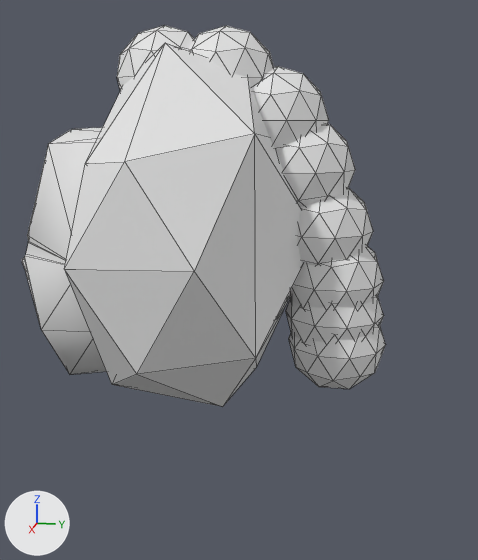
Two versions of the glTF model maybraid/assets/characters/hair/feather_hawk.glb, one commit apart.
Both versions are drawn from a 50 mm lens placed at (2.65, 0.76, 1.03), pointed at (-0.01, 0.23, 0.36). Lighting does not change. The marker at lower left points along +X, +Y and +Z. The older version comes first. Mesh edges are drawn as thin lines. Where no turn or scale is listed for an object, it has been applied to the vertices.

The first picture shows 'Hood', 'Icosphere.007', 'MeerkatHead'.
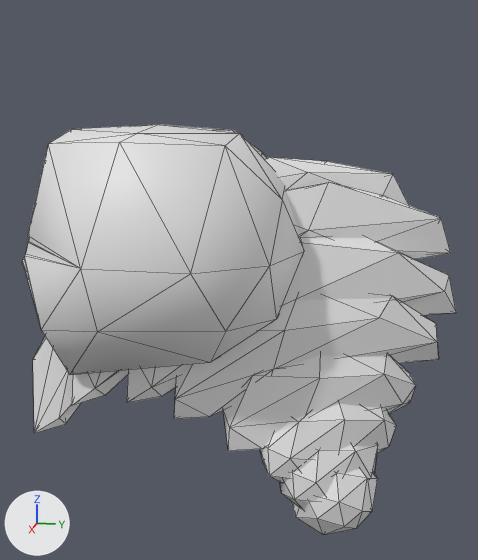
Where the newer file only moved an object's origin or applied its transform, the numbers keep the older frame.

Scene script edits in JSON lines:
```json
{"op": "add", "block": "me_featherhawk", "code": ["me_featherhawk = bpy.data.meshes.new('FeatherHawk')", "me_featherhawk.from_pydata(...)  # 208 vertices, 384 faces; spans x -0.2..0.2, y -0.66..1.13, z -0.75..0.87"]}
{"op": "remove", "block": "ob_hood", "code": ["ob_hood = bpy.data.objects.new('Hood', me_hood)", "ob_hood.location = (0.0, 0.0, 0.564)"]}
{"op": "remove", "block": "ob_icosphere_007", "code": ["ob_icosphere_007 = bpy.data.objects.new('Icosphere.007', me_icosphere_009)", "ob_icosphere_007.location = (0.0, 0.643, 0.123)"]}
{"op": "add", "block": "ob_featherhawk", "code": ["ob_featherhawk = bpy.data.objects.new('FeatherHawk', me_featherhawk)", "ob_featherhawk.location = (0.0, 0.0, 0.0)"]}
```

Location of each change, (x1, y1, x2, y2) in pixels of the pictures (478 x 560 px):
```json
{"object": "Hood", "change": "deleted", "before": [64, 43, 303, 407]}
{"object": "FeatherHawk", "change": "added", "after": [33, 157, 456, 535]}
{"object": "Icosphere.007", "change": "deleted", "before": [117, 25, 386, 389]}
{"object": "MeerkatHead", "change": "unchanged, uncovered by the edit", "before": [22, 127, 106, 375], "after": [22, 125, 304, 375]}
```
